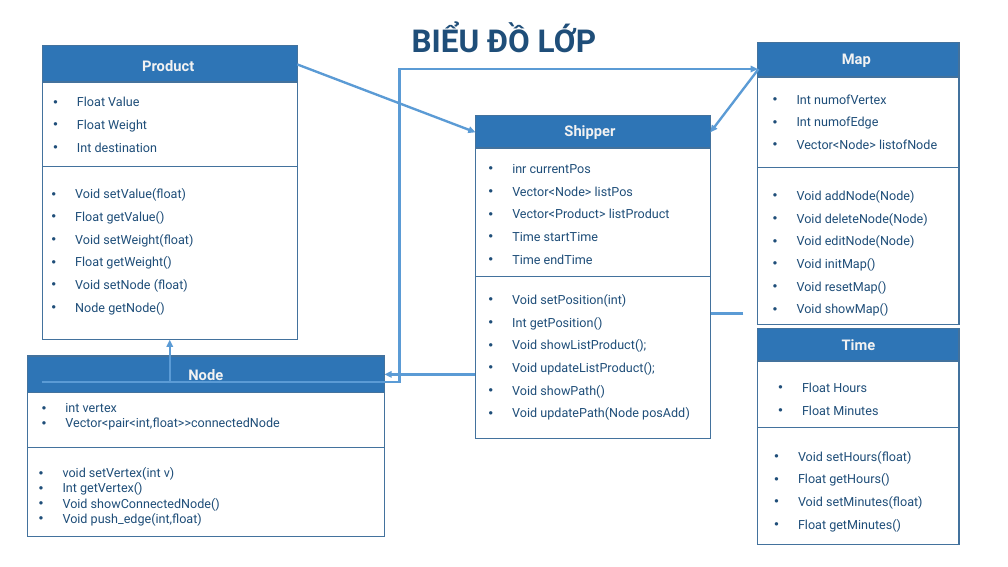
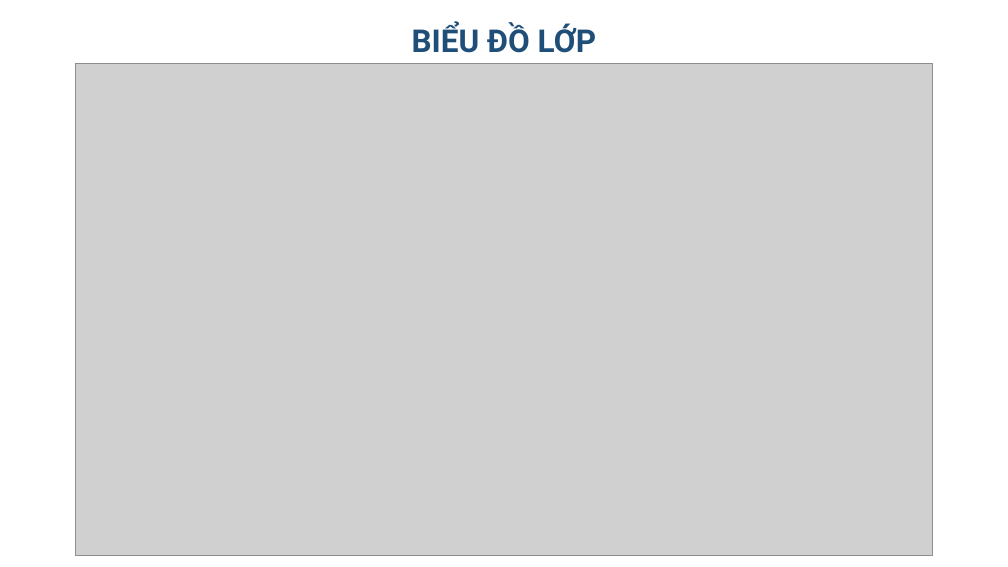
Before and after one commit to Alexa23451/C-Traffic-algorithym, a slide deck: slide 11 of Overview.pptx. Drawn at 1008x567 pixels with LibreOffice and Linux fonts; fonts in the diff are those of the drawing; grey boxes stand for pictures. Boxes give left, top, right and bottom in pixels: in the first picture for what was removed or moved away, otherwise in the second. Text is boxed around its words. In the diff, an @@ line names an element or a change of style, - is before the commit and + after.

```diff
--- a/Overview.pptx
+++ b/Overview.pptx
@@ elbow arrow removed from (42, 382) to (758, 69) @@
@@ picture added at <box>76,64,933,556</box> @@
@@ arrow removed from (297, 64) to (476, 132) @@
@@ arrow removed from (758, 69) to (711, 132) @@
@@ group removed at <box>476,116,711,439</box>: 3 rectangles, 3 texts @@
-Shipper
-• Void setPosition(int)
-• Int getPosition()
-• Void showListProduct();
-• Void updateListProduct();
-• Void showPath()
-• Void updatePath(Node posAdd)
-• inr currentPos
-• Vector<Node> listPos
-• Vector<Product> listProduct
-• Time startTime
-• Time endTime
@@ group removed at <box>42,46,297,340</box>: 3 rectangles, 3 texts @@
-Product
-• Void setValue(float)
-• Float getValue()
-• Void setWeight(float)
-• Float getWeight()
-• Void setNode (float)
-• Node getNode()
-• Float Value
-• Float Weight
-• Int destination
@@ group removed at <box>758,42,959,324</box>: 3 rectangles, 3 texts @@
-• Int numofVertex
-• Int numofEdge
-• Vector<Node> listofNode
-Map
-• Void addNode(Node)
-• Void deleteNode(Node)
-• Void editNode(Node)
-• Void initMap()
-• Void resetMap()
-• Void showMap()
@@ elbow arrow removed from (743, 314) to (385, 374) @@
@@ arrow removed from (170, 382) to (170, 340) @@
@@ group removed at <box>27,356,385,537</box>: 3 rectangles, 3 texts @@
-• int vertex
-• Vector<pair<int,float>>connectedNode
-• void setVertex(int v)
-• Int getVertex()
-• Void showConnectedNode()
-• Void push_edge(int,float)
-Node
@@ group removed at <box>758,329,959,544</box>: 3 rectangles, 3 texts @@
-Time
-• Void setHours(float)
-• Float getHours()
-• Void setMinutes(float)
-• Float getMinutes()
-• Float Hours
-• Float Minutes
```
Also in this commit, not shown: 5 other files.
